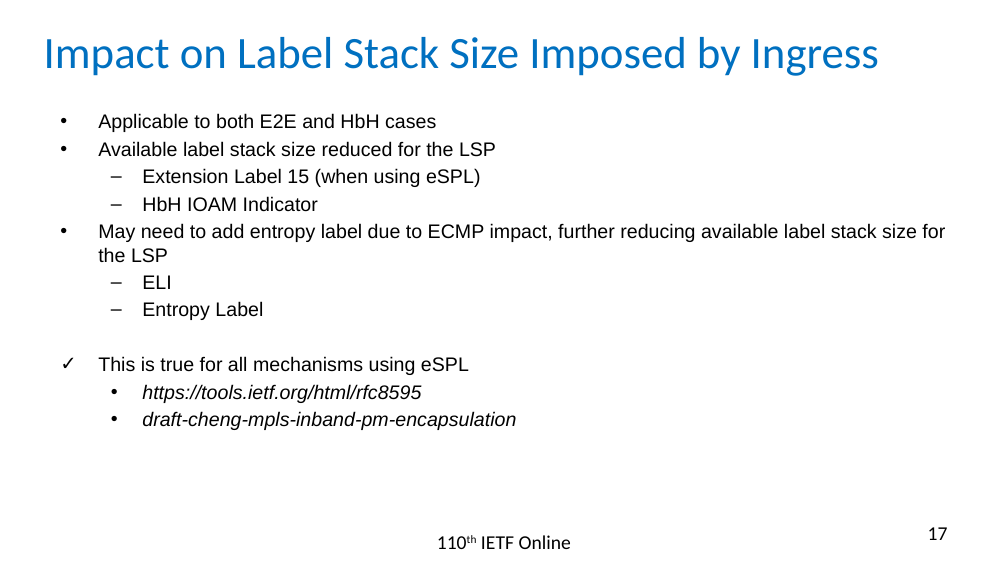
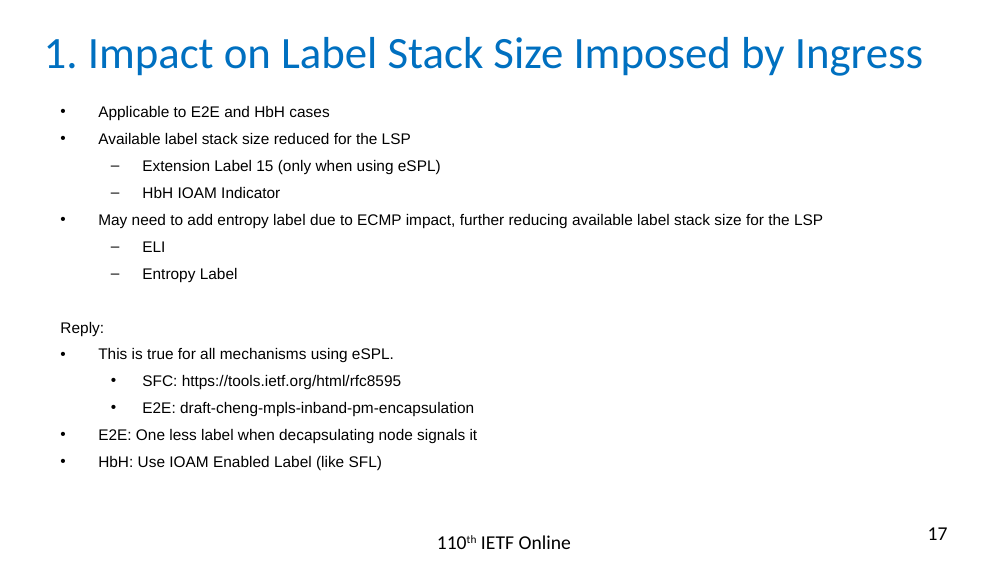
Before and after one commit to rakgandhi/ietf-slides, a slide deck: slide 17 of draft-gandhi-mpls-ioam-sr-05.pptx. Drawn at 1008x567 pixels with LibreOffice and Linux fonts; fonts in the diff are those of the drawing. Boxes give left, top, right and bottom in pixels: in the first picture for what was removed or moved away, otherwise in the second. Text is boxed around its words. In the diff, an @@ line names an element or a change of style, - is before the commit and + after.

```diff
--- a/draft-gandhi-mpls-ioam-sr-05.pptx
+++ b/draft-gandhi-mpls-ioam-sr-05.pptx
@@ title at box(44, 37, 923, 76): text changed @@
-Impact on Label Stack Size Imposed by Ingress
+1. Impact on Label Stack Size Imposed by Ingress
@@ text at box(98, 106, 329, 121): text changed; size 14 to 11 pt @@
-• Applicable to both E2E and HbH cases
+• Applicable to E2E and HbH cases
@@ text at box(98, 133, 823, 282): size 14 to 11 pt in "Available label stack size reduced for the ...", "HbH IOAM Indicator", "May need to add entropy label due ...", "ELI" and 1 more places; more space between paragraphs @@
@@ text at box(142, 160, 441, 175): text changed; size 14 to 11 pt @@
-  – Extension Label 15 (when using eSPL)
+  – Extension Label 15 (only when using eSPL)
@@ text at box(60, 322, 478, 471): text changed; size 14 to 11 pt; italic off @@
-✓ This is true for all mechanisms using eSPL
-  • https://tools.ietf.org/html/rfc8595
-  • draft-cheng-mpls-inband-pm-encapsulation
+Reply:
+• This is true for all mechanisms using eSPL.
+  • SFC: https://tools.ietf.org/html/rfc8595
+  • E2E: draft-cheng-mpls-inband-pm-encapsulation
+• E2E: One less label when decapsulating node signals it
+• HbH: Use IOAM Enabled Label (like SFL)
```
Also in this commit, not shown: 5 other slides changed, 1 other file.
